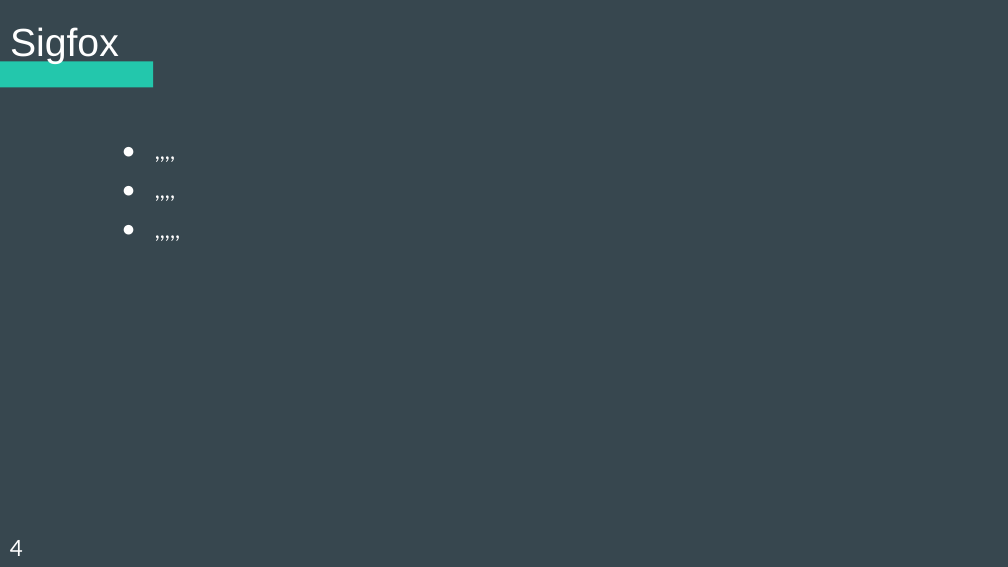
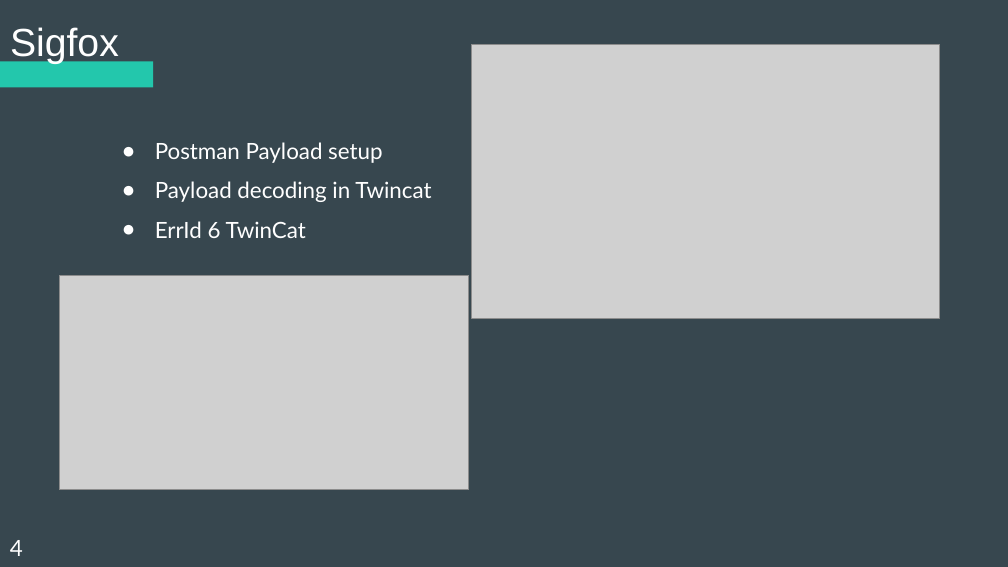
Before and after one commit to Koffiejoe/IA-EnOcean, a slide deck: slide 4 of Presentaties/4Wekelijkse PowerPoint/ppt_enocean.pptx. Drawn at 1008x567 pixels with LibreOffice and Linux fonts; fonts in the diff are those of the drawing; grey boxes stand for pictures. Boxes give left, top, right and bottom in pixels: in the first picture for what was removed or moved away, otherwise in the second. Text is boxed around its words. In the diff, an @@ line names an element or a change of style, - is before the commit and + after.

Commit message:
powerpoint edit Bart/Sigfox

```diff
--- a/Presentaties/4Wekelijkse PowerPoint/ppt_enocean.pptx
+++ b/Presentaties/4Wekelijkse PowerPoint/ppt_enocean.pptx
@@ picture added at (472,44,939,319) @@
@@ subtitle at (155,142,431,238): text changed @@
-● ,,,,
-● ,,,,
-● ,,,,,
+● Postman Payload setup
+● Payload decoding in Twincat
+● ErrId 6 TwinCat
@@ picture added at (59,275,469,490) @@
```
